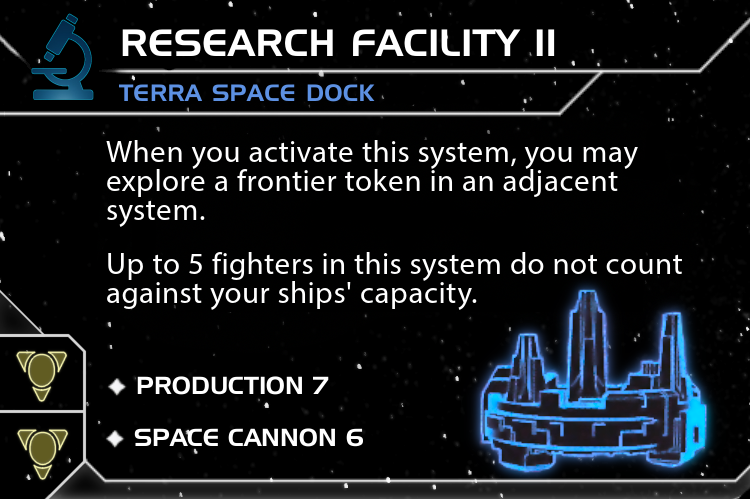
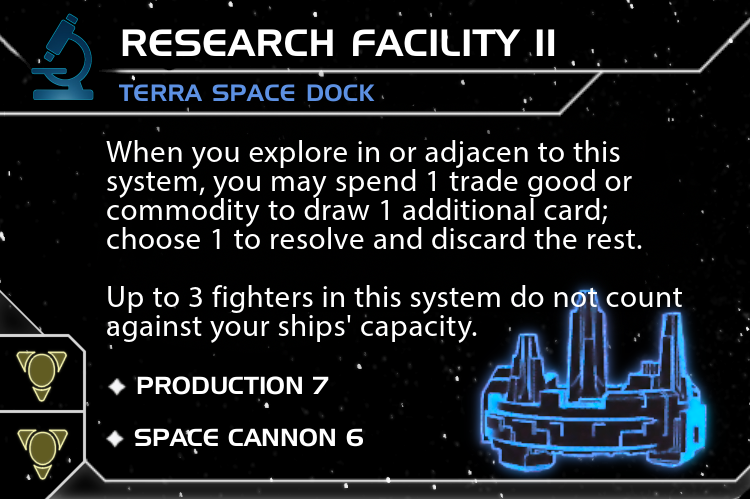
Layer changes from the first 750×499 image to the second:
renamed "When you activate this system,..." to "When you explore in or adjacen...", painted on it over [107, 140, 682, 343]